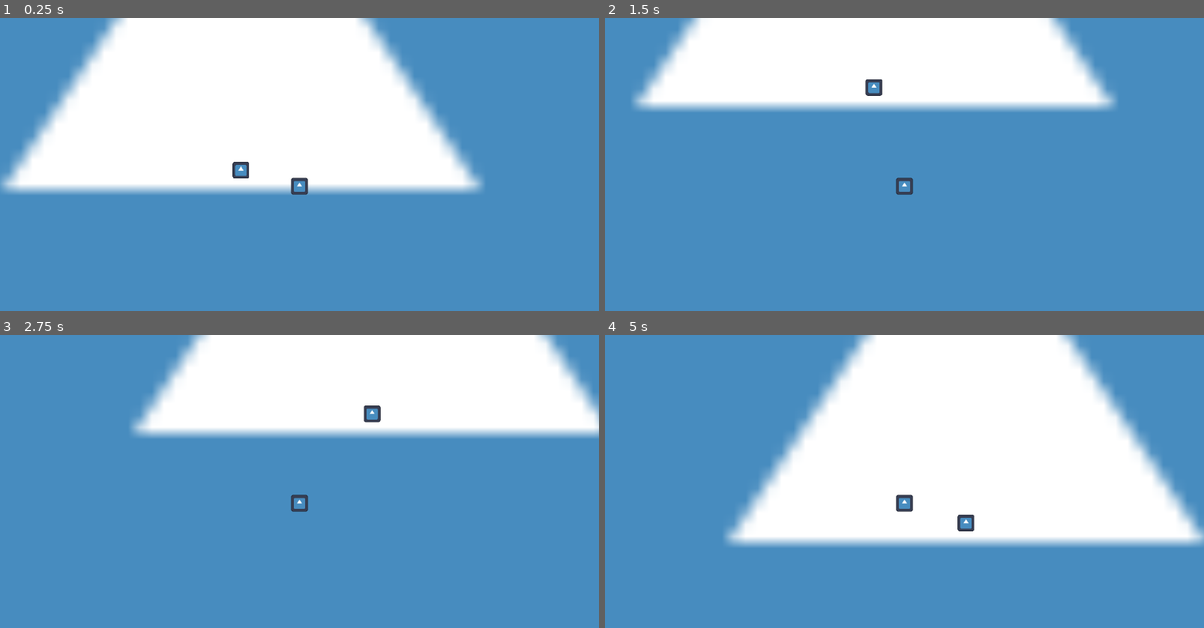
Above: before the commit, frames 1-4 (two rows, left to right).
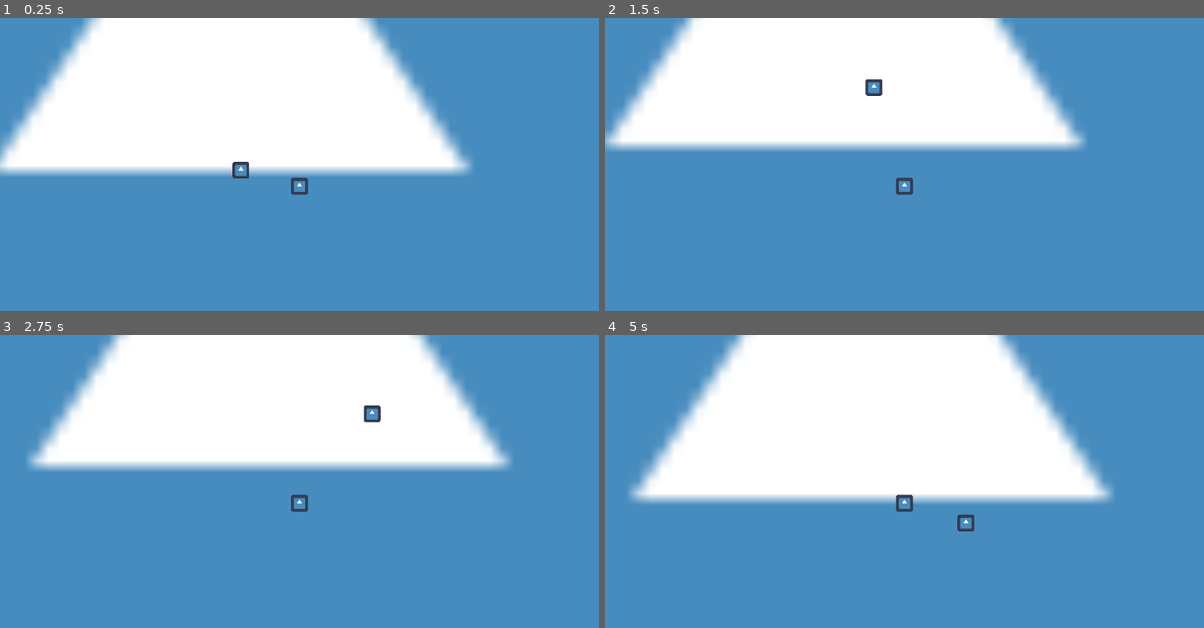
Above: after the commit, the same moments.

Repository: Aroweeri/gmtk2025
Game: Godot game, scene res://scenes/Main.tscn
Same seed, same stepped clock (60 frames per second), same inputs: the game is played once before the commit and once after it. The engine's default icon, where the game draws it, is replaced by a stand-in: a white triangle on a blue panel in a dark square.
Inputs:
- Up to frame 1 (0.25 s): no input
- Up to frame 2 (1.5 s): hold Up (ui_up) 0.53-1.28 s; hold Down (ui_down) from 1.28 s (still down)
- Up to frame 3 (2.75 s): release Down (ui_down) at 2.03 s; hold Up (ui_up) from 2.03 s (still down)
- Up to frame 4 (5 s): release Up (ui_up) at 3.53 s; hold Down (ui_down) from 3.53 s (still down)

The runs differ from the first frame. In frame 1, 10% of the frame differs, in the area x 0-81%, y 0-61%; in frame 2, 17%; in frame 3, 24%; in frame 4, 34%, in the area x 4-100%, y 0-73%.

Commit message:
Add parallax to background.

Diff:
--- a/scenes/Main.tscn
+++ b/scenes/Main.tscn
@@ -24,7 +24,10 @@
 [node name="Camera2D" type="Camera2D" parent="MainRotationPoint/Rotator/Player"]
 zoom = Vector2(0.25, 0.25)
 
-[node name="TextureRect" type="TextureRect" parent="."]
+[node name="Parallax2D" type="Parallax2D" parent="."]
+scroll_scale = Vector2(0.3, 0.3)
+
+[node name="TextureRect" type="TextureRect" parent="Parallax2D"]
 z_index = -1
 offset_left = -5872.0
 offset_top = -5910.0
